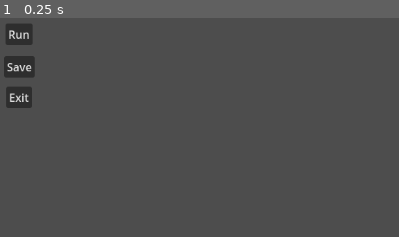
Above: before the commit, frame 1.
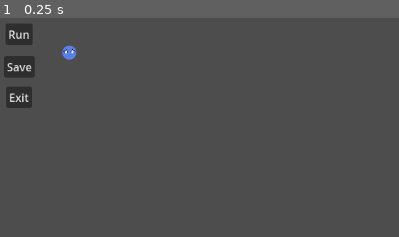
Above: after the commit, the same moment.

Repository: Killfreek/Rats
Game: Godot game, scene res://Levels/LevelMaker.tscn
Two runs of this game, one before a commit and one after it. Both use one fixed random seed, a clock stepped at 60 frames per second and the inputs below. This scene is started directly instead of the project's main scene.
Inputs:
- Up to frame 1 (0.25 s): no input
The pictures show only the part of the screen within x 0-50%, y 0-50%; the shares and areas given below are measured in that part.

The runs differ from the first frame. In frame 1, 0.2% of the frame differs, in the area x 15-20%, y 12-20%.

Commit message:
fixed offset by spawn point indicator

Diff:
--- a/GUIScripts/LevelEditorMenu.gd
+++ b/GUIScripts/LevelEditorMenu.gd
@@ -44,8 +44,8 @@
 	var rowSPPointNode = get_node("SetSpwanPoint/PlaceSpawnPointRowsTxt");
 	var colSPPointNode = get_node("SetSpwanPoint/PlaceSpawnPointColumnsTxt");
 
-	var rowSPPoint = rowSPPointNode.text.to_int();
-	var columnSPPoint = colSPPointNode.text.to_int();
+	var rowSPPoint = rowSPPointNode.text.to_int() - 1;
+	var columnSPPoint = colSPPointNode.text.to_int() - 1;
 
 	var result = levelCreator.setSpawnPoint(rowSPPoint, columnSPPoint);
 	if 	!result[0]:
--- a/Levels/LevelMaker.tscn
+++ b/Levels/LevelMaker.tscn
@@ -1,10 +1,14 @@
-[gd_scene load_steps=14 format=3 uid="uid://dmy7tcnpc5h32"]
+[gd_scene load_steps=19 format=3 uid="uid://dmy7tcnpc5h32"]
 
 [ext_resource type="PackedScene" uid="uid://3vctrcckf8dt" path="res://Levels/UI/LevelEditorUI.tscn" id="1_ff7r6"]
 [ext_resource type="Script" path="res://Scripts/LevelCreator.gd" id="2_k1qtf"]
 [ext_resource type="Texture2D" uid="uid://3acj24ecna82" path="res://Sprites/Background/GrassTials.png" id="3_81qwc"]
 [ext_resource type="Texture2D" uid="uid://bg4ep5mdydjkw" path="res://Sprites/Background/WallTexture1.png" id="4_dgbl2"]
 [ext_resource type="Texture2D" uid="uid://dud2b2uvxeree" path="res://Sprites/Background/WallTexture2.png" id="5_26oh1"]
+[ext_resource type="Texture2D" uid="uid://5xbf4tw06sfv" path="res://Sprites/PlayerModels/PlayerCircleMain.png" id="6_384hx"]
+[ext_resource type="Texture2D" uid="uid://ba57d0ebu62oq" path="res://Sprites/PlayerModels/PlayerCircleLeft.png" id="7_kq368"]
+[ext_resource type="Texture2D" uid="uid://b28m6vgyg51cs" path="res://Sprites/PlayerModels/PlayerCircleRight.png" id="8_532p8"]
+[ext_resource type="Texture2D" uid="uid://herrl4m7vhjb" path="res://Sprites/PlayerModels/PlayerCircleBack.png" id="9_wgvmb"]
 
 [sub_resource type="TileMapPattern" id="TileMapPattern_vr46u"]
 tile_data = PackedInt32Array(0, 7, 0)
@@ -52,6 +56,41 @@
 pattern_2 = SubResource("TileMapPattern_m5412")
 pattern_3 = SubResource("TileMapPattern_1vqw2")
 
+[sub_resource type="SpriteFrames" id="SpriteFrames_w41nn"]
+animations = [{
+"frames": [{
+"duration": 1.0,
+"texture": ExtResource("6_384hx")
+}],
+"loop": true,
+"name": &"Idle",
+"speed": 5.0
+}, {
+"frames": [{
+"duration": 1.0,
+"texture": ExtResource("7_kq368")
+}],
+"loop": true,
+"name": &"Left",
+"speed": 5.0
+}, {
+"frames": [{
+"duration": 1.0,
+"texture": ExtResource("8_532p8")
+}],
+"loop": true,
+"name": &"Right",
+"speed": 5.0
+}, {
+"frames": [{
+"duration": 1.0,
+"texture": ExtResource("9_wgvmb")
+}],
+"loop": true,
+"name": &"Up",
+"speed": 5.0
+}]
+
 [node name="LevelMaker" type="Node2D"]
 
 [node name="LevelEditorUI" parent="." node_paths=PackedStringArray("levelCreator") instance=ExtResource("1_ff7r6")]
@@ -61,7 +100,7 @@
 [node name="LevelCreator" type="Node2D" parent="." node_paths=PackedStringArray("tileMap", "SpawnPointIndicator")]
 script = ExtResource("2_k1qtf")
 tileMap = NodePath("TileMap")
-SpawnPointIndicator = NodePath("SpawnPointIndicator")
+SpawnPointIndicator = NodePath("TileMap/AnimatedSprite2D")
 tileWidth = 100
 
 [node name="TileMap" type="TileMap" parent="LevelCreator"]
@@ -72,9 +111,7 @@
 layer_1/name = "Dark"
 layer_1/tile_data = PackedInt32Array()
 
-[node name="SpawnPointIndicator" type="Button" parent="LevelCreator"]
-visible = false
-offset_right = 27.0
-offset_bottom = 31.0
-disabled = true
-text = "SP"
+[node name="AnimatedSprite2D" type="AnimatedSprite2D" parent="LevelCreator/TileMap"]
+scale = Vector2(0.1, 0.1)
+sprite_frames = SubResource("SpriteFrames_w41nn")
+animation = &"Idle"
--- a/Scripts/LevelCreator.gd
+++ b/Scripts/LevelCreator.gd
@@ -19,10 +19,10 @@
 	boardColumnSize = columns;
 
 func setSpawnPoint(row, column):
-	if row > boardRowSize || boardRowSize == 0:
+	if row > boardRowSize - 1 || boardRowSize == 0:
 		return [false, "row is bigger than board size"]
 
-	if column > boardColumnSize || boardColumnSize == 0:
+	if column > boardColumnSize - 1 || boardColumnSize == 0:
 		return [false, "col is bigger than board size"]
 
 	SpawnPointIndicator.position = tileMap.map_to_local(Vector2(column, row));
